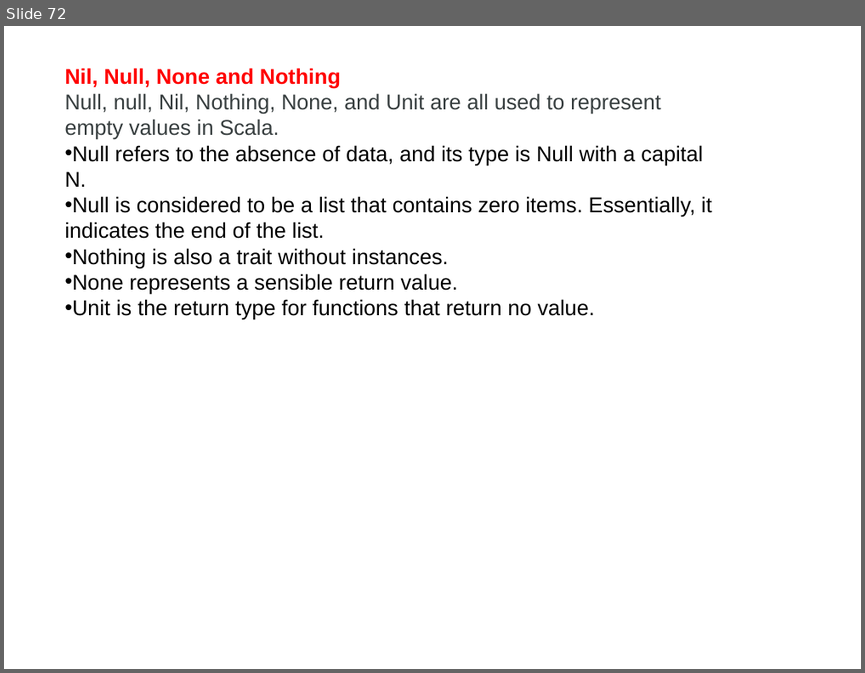
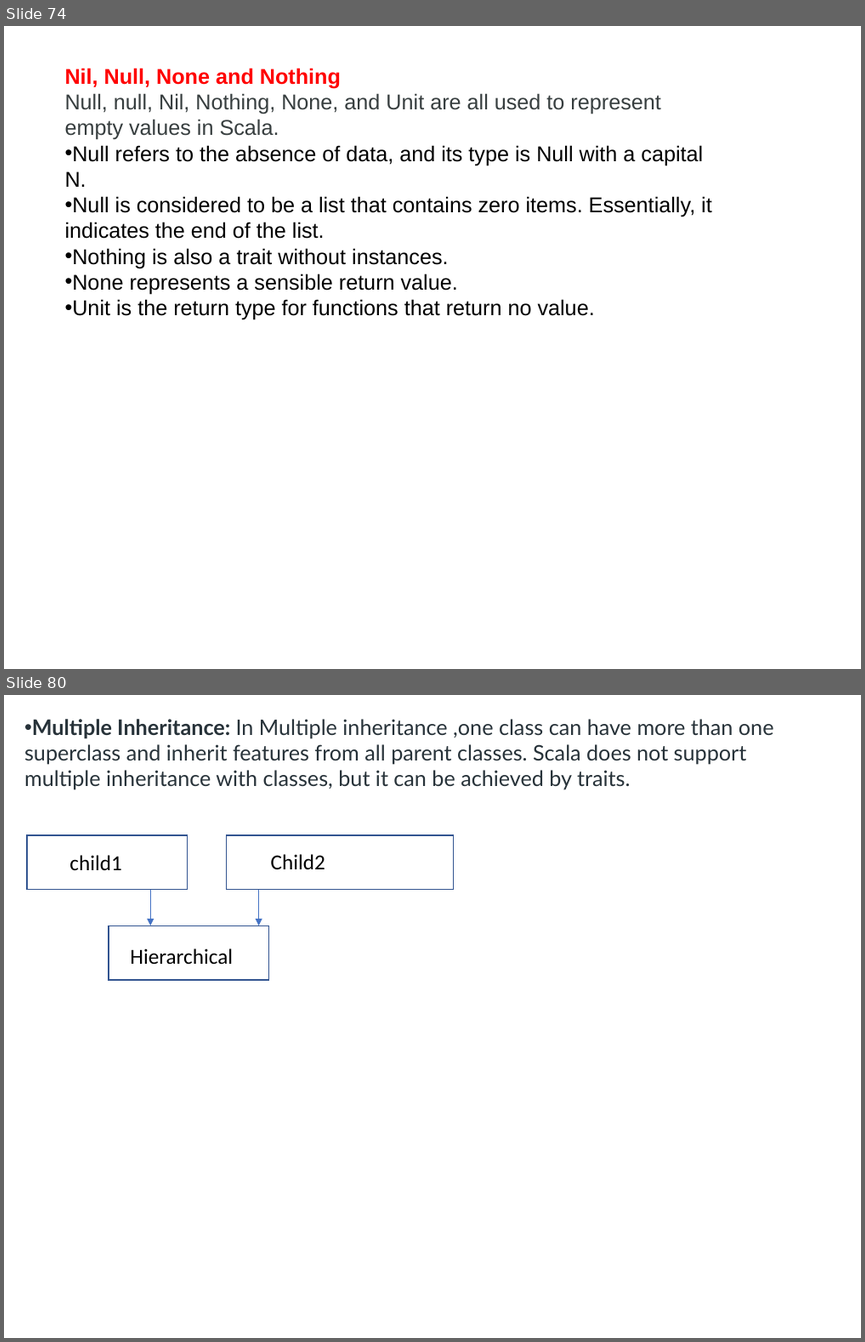
Before and after one commit to makhan010385/Mtech, a slide deck: Scala.pptx. Shown one above the other, each under a label of ours: slide 72 before the commit, slides 74 and 80 after it; the slides between them are not shown. The pictures are 865x673 and 865x1342 pixels, drawn with LibreOffice and Linux fonts; fonts in the diff are those of the drawing. Boxes give left, top, right and bottom in pixels: in the first picture for what was removed or moved away, otherwise in the second. Text is boxed around its words. In the diff, an @@ line names an element or a change of style, - is before the commit and + after.

Commit message:
Updated Scala 1- 3 Unit

```diff
--- a/Scala.pptx
+++ b/Scala.pptx
@@ slide 80 added at bbox=[4, 695, 861, 1338], background #FFFFFF @@
@@ text added at bbox=[24, 719, 774, 790], 18 pt, text #273239 @@
+• Multiple Inheritance: In Multiple inheritance ,one class can have more than one superclass and inherit features from all parent classes. Scala does not support multiple inheritance with classes, but it can be achieved by traits.
@@ rectangle added at bbox=[27, 835, 188, 890], outline #325491 1 pt @@
@@ rectangle added at bbox=[227, 835, 454, 890], outline #325491 1 pt @@
@@ text added at bbox=[69, 855, 121, 870], 18 pt, text #000000 @@
+child1
@@ text added at bbox=[271, 854, 325, 869], 18 pt, text #000000 @@
+Child2
@@ arrow added from (150, 890) to (150, 925), #4472C4 0.5 pt @@
@@ arrow added from (258, 890) to (258, 925), #4472C4 0.5 pt @@
@@ rectangle added at bbox=[109, 925, 268, 980], outline #325491 1 pt @@
@@ text added at bbox=[130, 948, 233, 964], 18 pt, text #000000 @@
+Hierarchical
@@ what was slide 72 is now slide 74 @@
```
Also in this commit, not shown: 11 other slides added.
